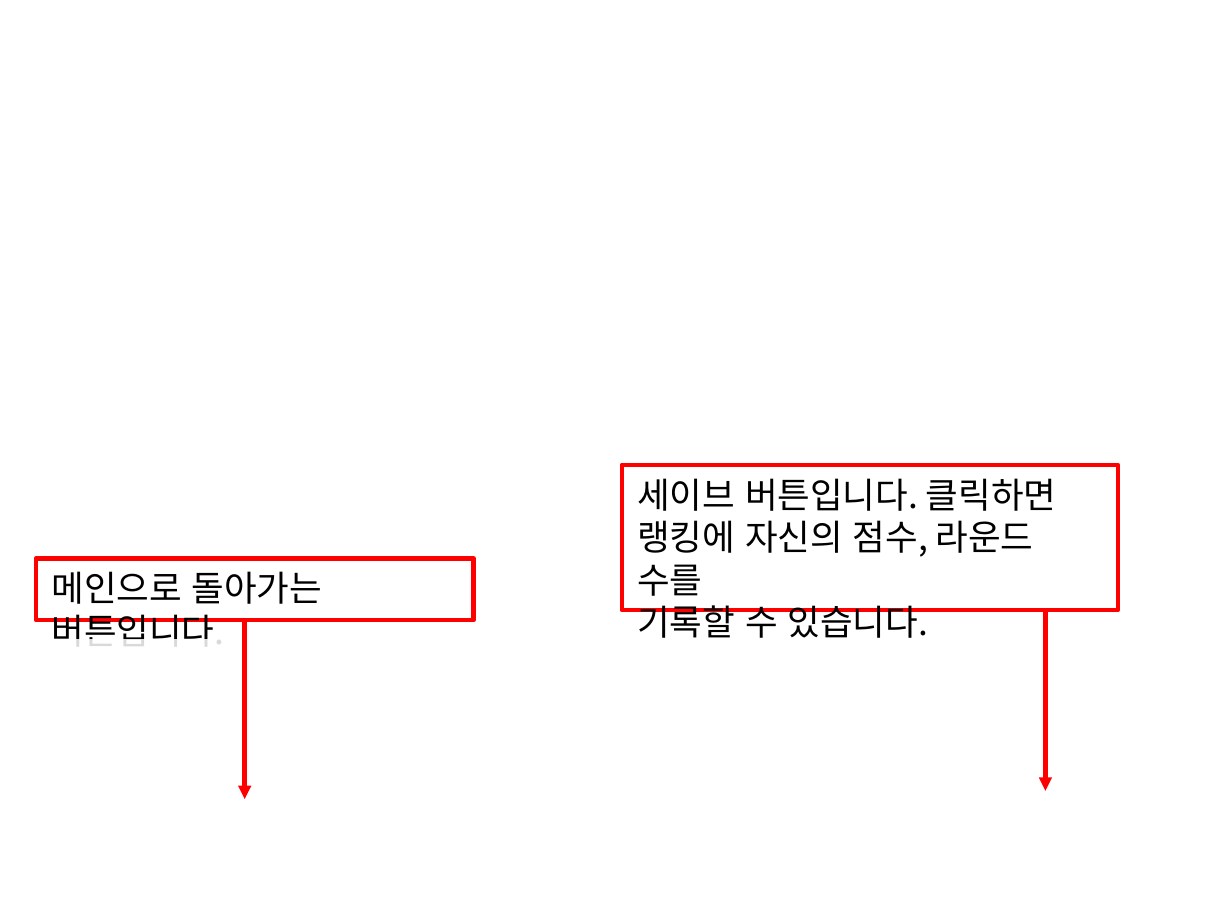
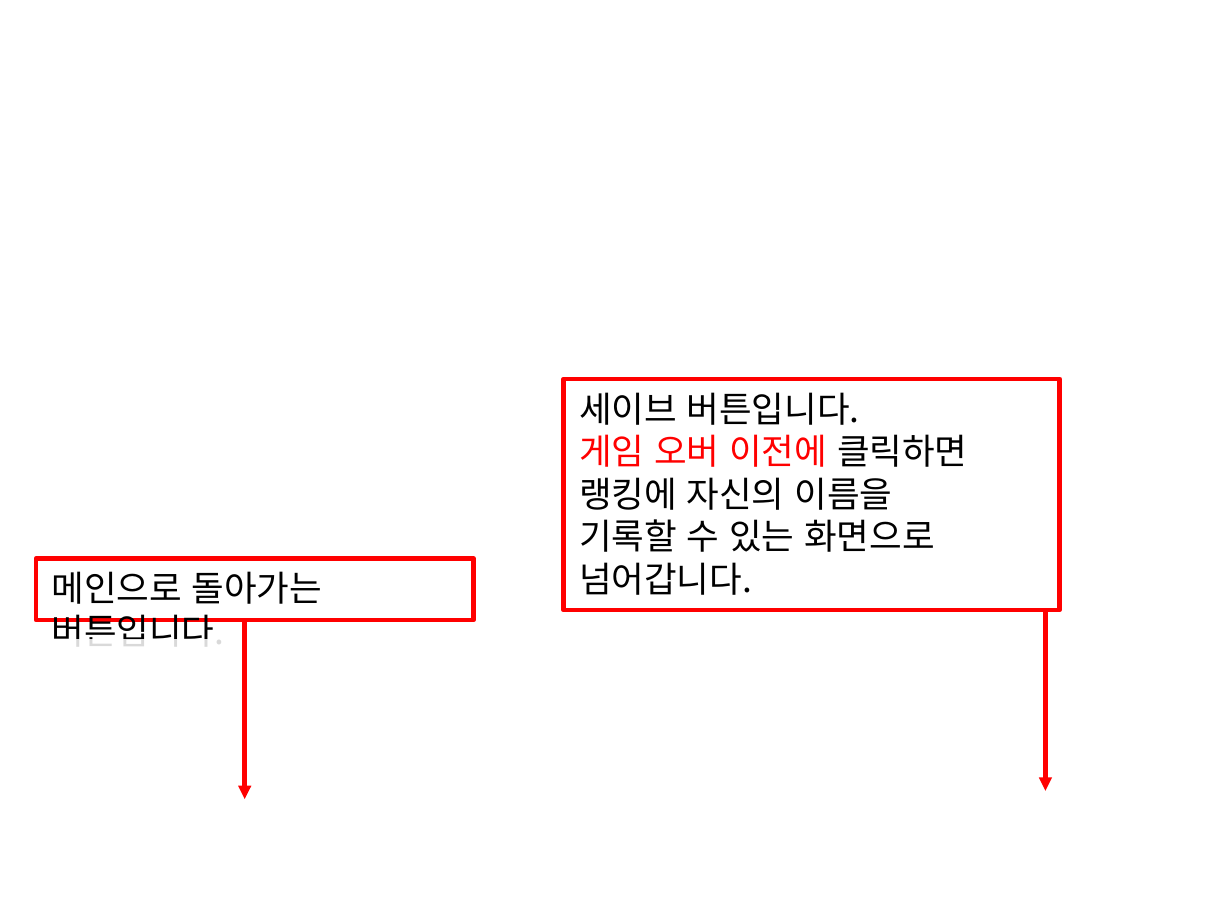
Before and after one commit to TeamAkatsuki/Kimgh, a slide deck: slide 4 of Python/PycharmGUIProjects/asdf.pptx. Drawn at 1232x899 pixels with LibreOffice and Linux fonts; fonts in the diff are those of the drawing; background and template pictures are left out. Boxes give left, top, right and bottom in pixels: in the first picture for what was removed or moved away, otherwise in the second. Text is boxed around its words. In the diff, an @@ line names an element or a change of style, - is before the commit and + after.

```diff
--- a/Python/PycharmGUIProjects/asdf.pptx
+++ b/Python/PycharmGUIProjects/asdf.pptx
@@ rectangle "세이브 버튼입니다.": place and size @@
-rectangle "세이브 버튼입니다." at (622, 465, 1117, 610)
+rectangle "세이브 버튼입니다." at (564, 379, 1059, 610)
@@ text in rectangle at (579, 392, 967, 595): text changed @@
-세이브 버튼입니다. 클릭하면
-랭킹에 자신의 점수, 라운드 수를
-기록할 수 있습니다.
+세이브 버튼입니다.
+게임 오버 이전에 클릭하면
+랭킹에 자신의 이름을
+기록할 수 있는 화면으로 넘어갑니다.
```
Also in this commit, not shown: 12 other files.
